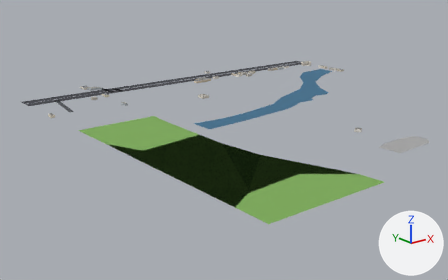
One commit to the glTF model public/tiles/-1_-1.lod1.glb: the scene before it, then after it.
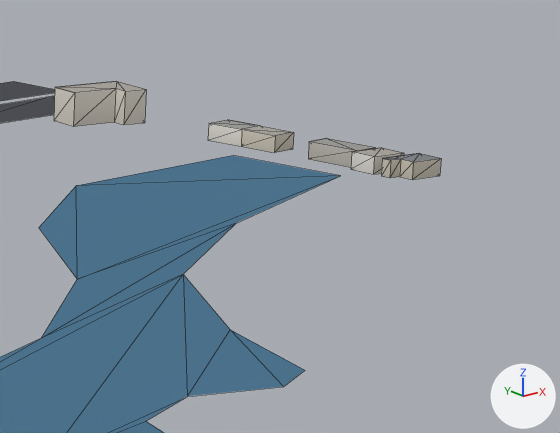
Each version is shown whole from a camera (50 mm lens) standing at (-537.0, -556.0, 196.0) and looking at (-64.0, 36.0, -41.0), then close up on the part from 66% to 80% of the width and 19% to 36% of the height. Every picture has the same lights, and +X, +Y and +Z are marked at lower right. The older version's two pictures come first. The close-ups show mesh edges as thin lines. Where no turn or scale is listed for an object, it has been applied to the vertices. Vertices at exactly the same position are counted once.

Names of what the first close-up shows: 'buildings_roofs', 'buildings_walls', 'roads', 'water'.
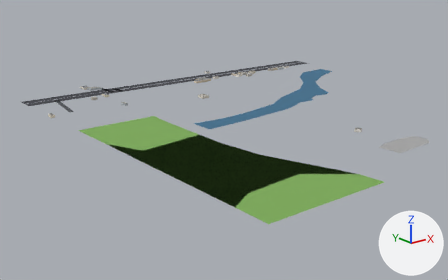
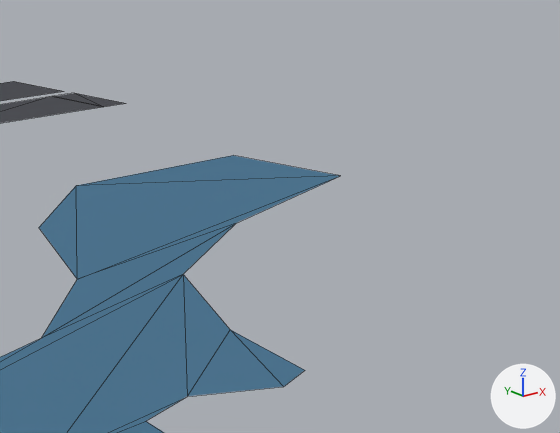
Where the newer file only moved an object's origin or applied its transform, the numbers keep the older frame.

Diff of the bpy script that builds the scene:
```diff
--- a/public/tiles/-1_-1.lod1.glb.py
+++ b/public/tiles/-1_-1.lod1.glb.py
@@ me_buildings_walls @@
 # used by ob_buildings_walls; location = (-4.6, 58.6, 3.2)
-me_buildings_walls.from_pydata(...)  # 248 vertices, 256 faces; spans x -247.0..247.0, y -198.0..198.0, z -3.0..3.0
+me_buildings_walls.from_pydata(...)  # 196 vertices, 200 faces; spans x -247.0..198.0, y -198.0..198.0, z -3.0..0.0
+# me_buildings_walls part 1: the loose piece of 12 vertices spanning x 238.0..247.0, y 46.0..53.0, z -3.0..0.0 is deleted
+# me_buildings_walls part 2: the loose piece of 12 vertices spanning x 230.0..245.0, y 116.0..128.0, z -3.0..3.0 is deleted
+# me_buildings_walls part 3: the loose piece of 12 vertices spanning x 239.0..245.0, y 80.0..96.0, z -3.0..0.0 is deleted
+# me_buildings_walls part 4: the loose piece of 8 vertices spanning x 240.0..245.0, y 61.0..72.0, z -3.0..0.0 is deleted
+# me_buildings_walls part 5: the loose piece of 8 vertices spanning x 238.0..246.0, y 54.0..60.0, z -3.0..0.0 is deleted
+# other edits to the shape of me_buildings_walls do not show in these pictures
 me_buildings_walls.materials.append(mat_buildings_walls)
@@ me_buildings_roofs @@
 # used by ob_buildings_roofs; location = (-4.6, 58.6, 4.8)
-me_buildings_roofs.from_pydata(...)  # 124 vertices, 68 faces; spans x -247.0..247.0, y -198.0..198.0, z -2.0..2.0
+me_buildings_roofs.from_pydata(...)  # 98 vertices, 52 faces; spans x -247.0..198.0, y -198.0..198.0, z -2.0
+# me_buildings_roofs part 6: the loose piece of 6 vertices spanning x 238.0..247.0, y 46.0..53.0, z -2.0 is deleted
+# me_buildings_roofs part 7: the loose piece of 6 vertices spanning x 230.0..245.0, y 116.0..128.0, z 2.0 is deleted
+# me_buildings_roofs part 8: the loose piece of 6 vertices spanning x 239.0..245.0, y 80.0..96.0, z -2.0 is deleted
+# me_buildings_roofs part 9: the loose piece of 4 vertices spanning x 240.0..245.0, y 61.0..72.0, z -2.0 is deleted
+# me_buildings_roofs part 10: the loose piece of 4 vertices spanning x 238.0..246.0, y 54.0..60.0, z -2.0 is deleted
+# other edits to the shape of me_buildings_roofs do not show in these pictures
 me_buildings_roofs.materials.append(mat_buildings_roofs)
```

Where the change shows, as pixel boxes [x1, y1, x2, y2] in the close-ups (560 x 433 px):
'buildings_walls', reshaped (not visible afterwards): before [54, 87, 441, 180]
'buildings_roofs', reshaped (not visible afterwards): before [56, 81, 440, 162]
part 1 of me_buildings_walls, deleted: before [381, 158, 441, 180]
part 2 of me_buildings_walls, deleted: before [54, 87, 146, 127]
part 3 of me_buildings_walls, deleted: before [208, 123, 294, 153]
part 4 of me_buildings_walls, deleted: before [308, 142, 375, 167]
part 5 of me_buildings_walls, deleted: before [351, 152, 404, 175]
part 6 of me_buildings_roofs, deleted: before [382, 153, 440, 162]
part 7 of me_buildings_roofs, deleted: before [56, 81, 144, 93]
part 8 of me_buildings_roofs, deleted: before [210, 120, 292, 136]
part 9 of me_buildings_roofs, deleted: before [310, 138, 375, 151]
part 10 of me_buildings_roofs, deleted: before [355, 148, 403, 157]
